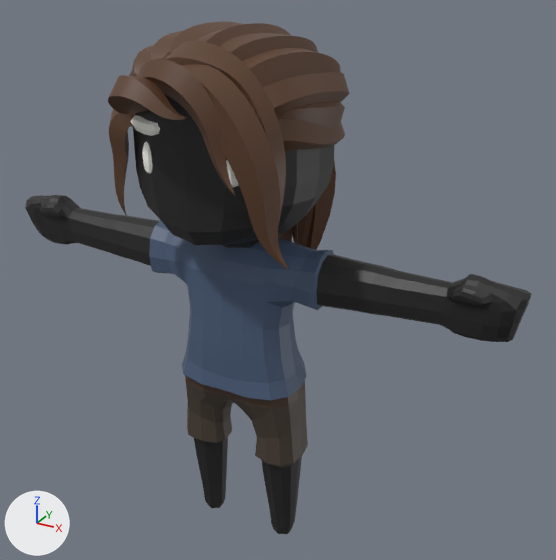
The glTF model public/assets/characters/char_q_casual_female.glb, before and after one commit.
Camera for both pictures: a camera (50 mm lens) standing at (2.17, -3.5, 3.56) and looking at (0.16, 0.16, 1.73). Every picture has the same lights, and +X, +Y and +Z are marked at lower left. The first picture is the older version.

The scene before the commit, as lines of its bpy script (objects in view):
```python
mat_skin = principled_material('Skin')
mat_skin.base_color = (0.0134, 0.0134, 0.0134)  # black #1f1f1f
me_cube_004 = bpy.data.meshes.new('Cube.004')
me_cube_004.from_pydata(...)  # 3377 vertices, 6624 faces; spans x -1.62..1.62, y -0.77..0.76, z -0.02..3.19
# faces by material slot: [1312, 436, 206, 38, 320, 4312]
me_cube_004.materials.append(mat_skin)  # black #1f1f1f
me_cube_004.materials.append(mat_shirt)  # dark blue #4a5c77
me_cube_004.materials.append(mat_pants)  # brown #493f35
me_cube_004.materials.append(mat_belt)  # brown #493629
me_cube_004.materials.append(mat_face)  # white #fffff8
me_cube_004.materials.append(mat_hair)  # brown #5c3e2a
ob_body = bpy.data.objects.new('Body', me_cube_004)
ob_body.location = (0.0, 0.0, 0.0)
```
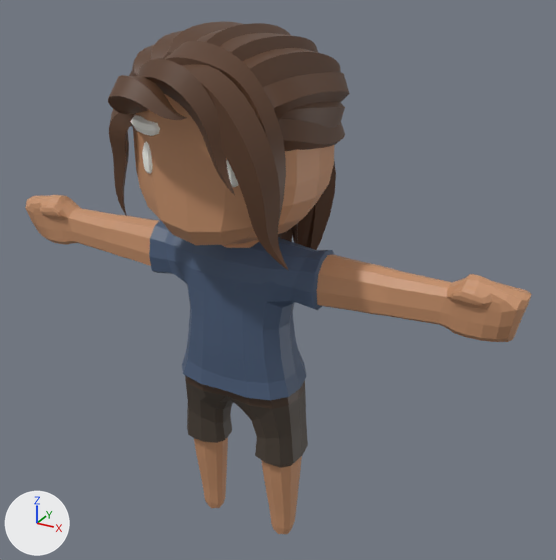
Boxes (x1, y1, x2, y2) around the edits, measured in the pictures (556 x 560 px):
'Body', recoloured (black to brown)
    both: (25, 91, 532, 534)

Diff of the bpy script that builds the scene:
```diff
--- a/public/assets/characters/char_q_casual_female.glb.py
+++ b/public/assets/characters/char_q_casual_female.glb.py
@@ mat_skin @@
 mat_skin = principled_material('Skin')
-mat_skin.base_color = (0.0134, 0.0134, 0.0134)  # black #1f1f1f
+mat_skin.base_color = (0.57, 0.285, 0.147)  # orange #c7916b
```
